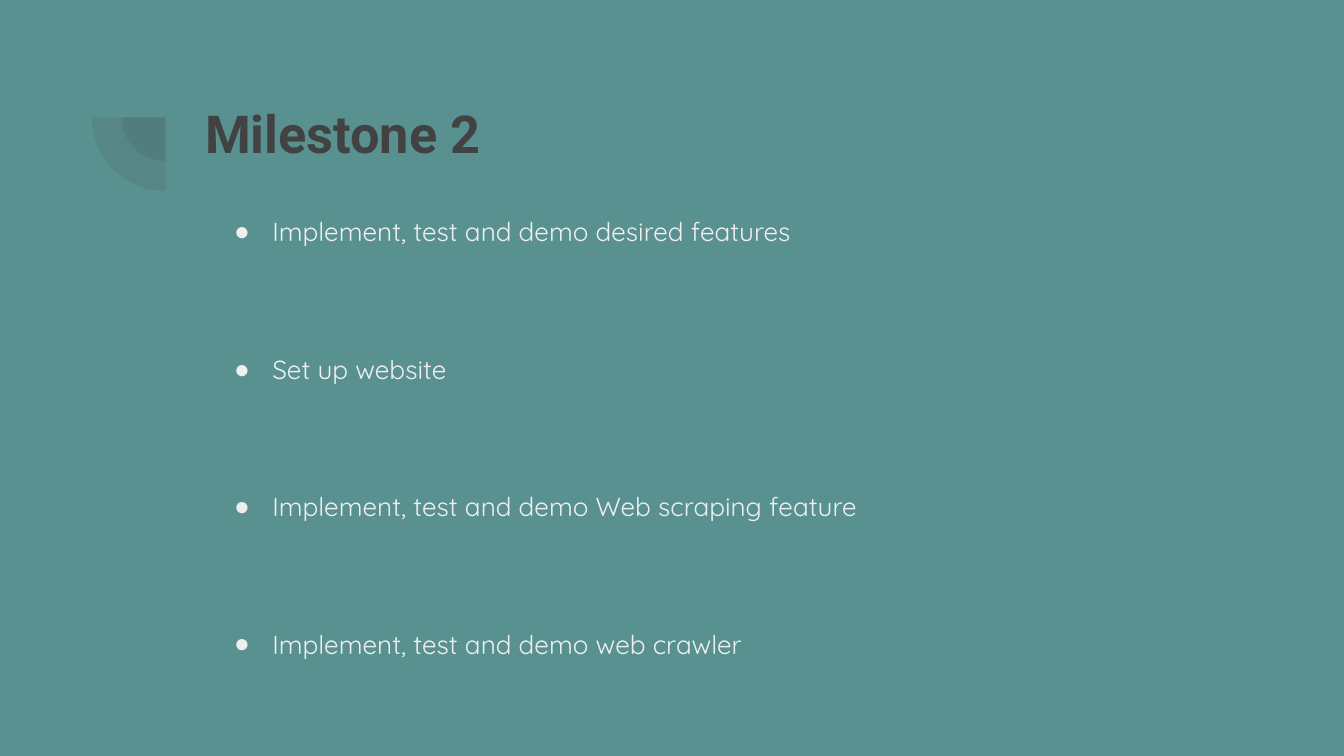
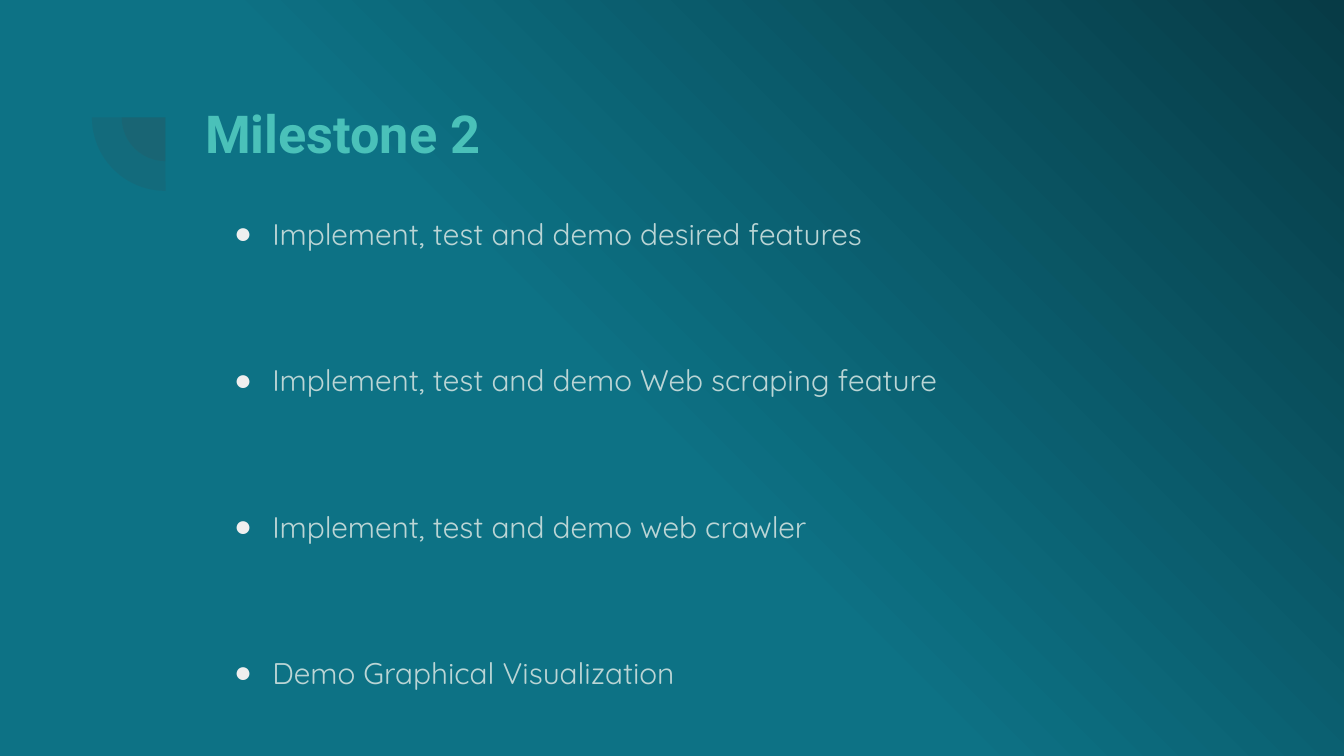
Before and after one commit to fobmsm/fobm.github.io, a slide deck: slide 9 of Future Oriented Benchmarking through social media analysis.ppsx (slide 8 before the commit). Drawn at 1344x756 pixels with LibreOffice and Linux fonts; fonts in the diff are those of the drawing. Boxes give left, top, right and bottom in pixels: in the first picture for what was removed or moved away, otherwise in the second. Text is boxed around its words. In the diff, an @@ line names an element or a change of style, - is before the commit and + after.

```diff
--- a/Future Oriented Benchmarking through social media analysis.ppsx
+++ b/Future Oriented Benchmarking through social media analysis.ppsx
@@ background #599191 to gradient #0D7285 to #073B46 @@
@@ title "Milestone 2" at bbox=[205, 114, 480, 153]: text colour #424242 to #4AC1B9 @@
@@ text at bbox=[272, 223, 937, 544]: size 14 to 16 pt, text colour #EFEFEF to #BBD5D5 in "Implement, test and demo desired features", "Implement, test and demo Web scraping feature", "Implement, test and demo web crawler" @@
@@ text at bbox=[272, 360, 446, 384]: paragraph removed @@
-● Set up website
@@ text at bbox=[272, 662, 675, 690]: paragraph added @@
+● Demo Graphical Visualization
```
Also in this commit, not shown: 7 other slides changed, 2 slides added, 1 slide removed, 2 other files.
